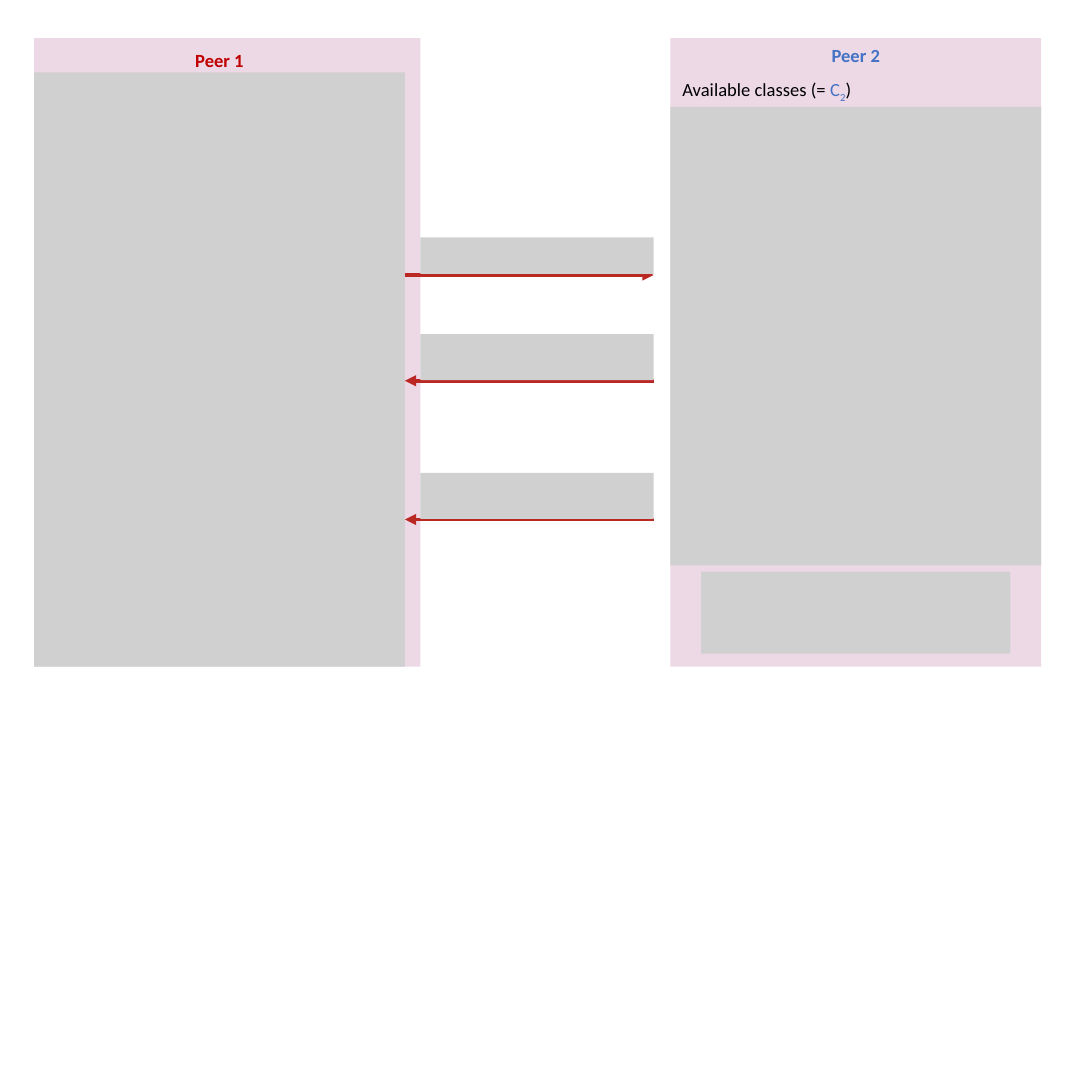
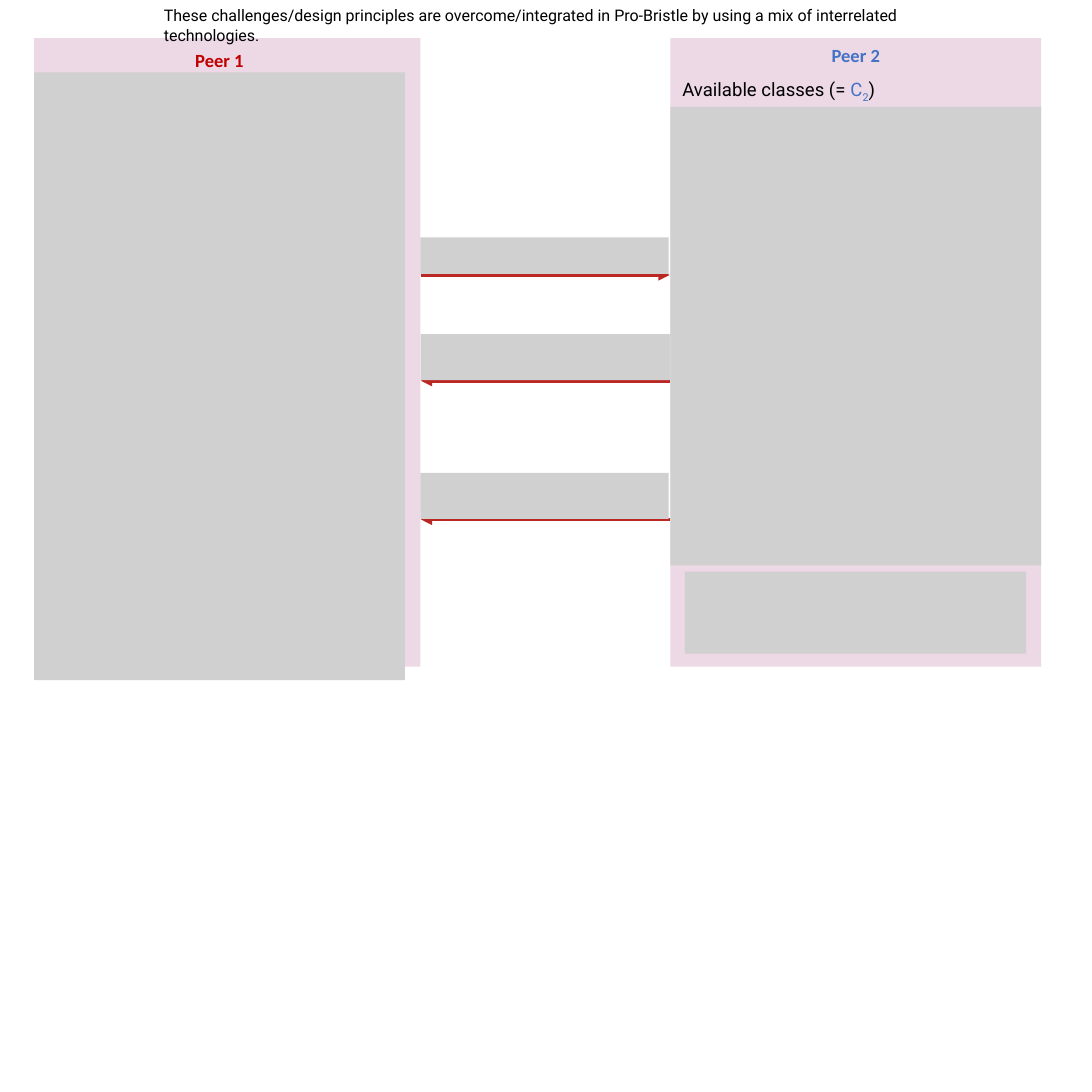
Before and after one commit to jverbraeken/trustchain-superapp, a slide deck: slide 2 of fedml/figures.pptx. Drawn at 1092x1092 pixels with LibreOffice and Linux fonts; fonts in the diff are those of the drawing; grey boxes stand for pictures. Boxes give left, top, right and bottom in pixels: in the first picture for what was removed or moved away, otherwise in the second. Text is boxed around its words. In the diff, an @@ line names an element or a change of style, - is before the commit and + after.

```diff
--- a/fedml/figures.pptx
+++ b/fedml/figures.pptx
@@ text added at (x1=164, y1=9, x2=897, y2=45), 9.5 pt, text #000000 @@
+These challenges/design principles are overcome/integrated in Pro-Bristle by using a mix of interrelated technologies.
@@ text "Available classes (= C2)" at (x1=682, y1=82, x2=824, y2=96): font Calibri to Roboto @@
@@ picture resized from (x1=34, y1=107, x2=405, y2=666) to (x1=34, y1=107, x2=405, y2=679) @@
@@ picture resized from (x1=421, y1=238, x2=654, y2=274) to (x1=421, y1=238, x2=670, y2=274) @@
@@ picture resized from (x1=421, y1=334, x2=654, y2=380) to (x1=421, y1=334, x2=671, y2=380) @@
@@ picture resized from (x1=421, y1=473, x2=654, y2=519) to (x1=421, y1=473, x2=670, y2=519) @@
@@ 3 arrows moved together from (x1=405, y1=275, x2=654, y2=519) to (x1=421, y1=275, x2=670, y2=519) @@
@@ picture resized from (x1=701, y1=571, x2=1011, y2=654) to (x1=686, y1=571, x2=1026, y2=654) @@
```
Also in this commit, not shown: 1 slide added, 9 other files.
